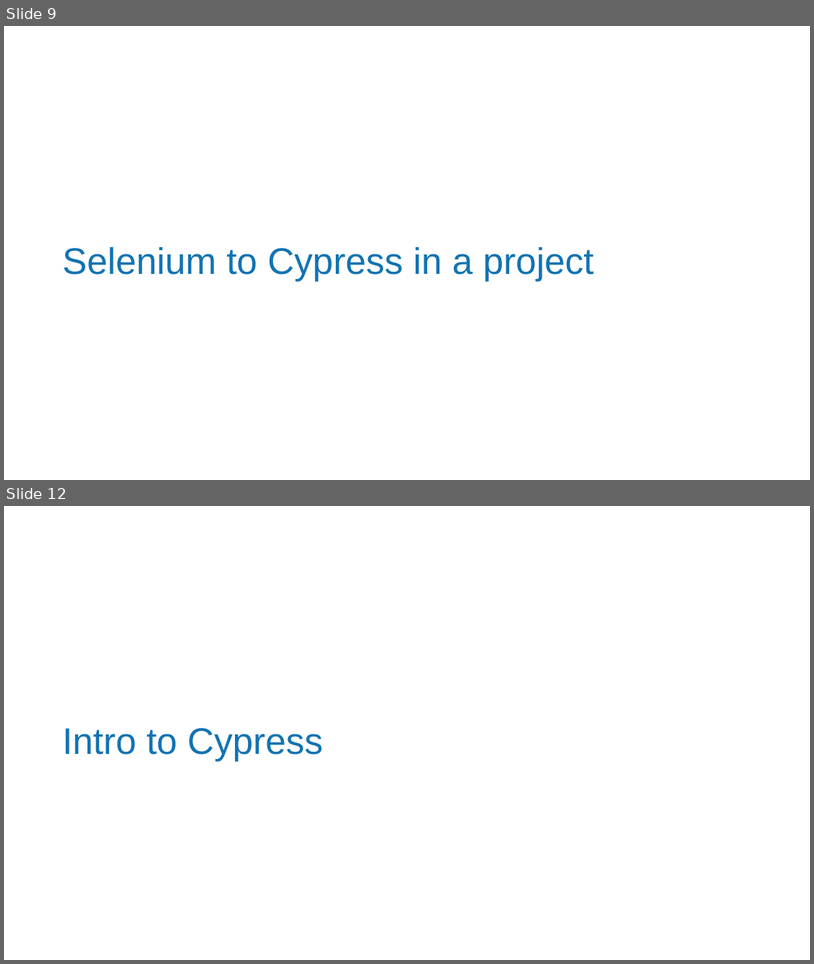
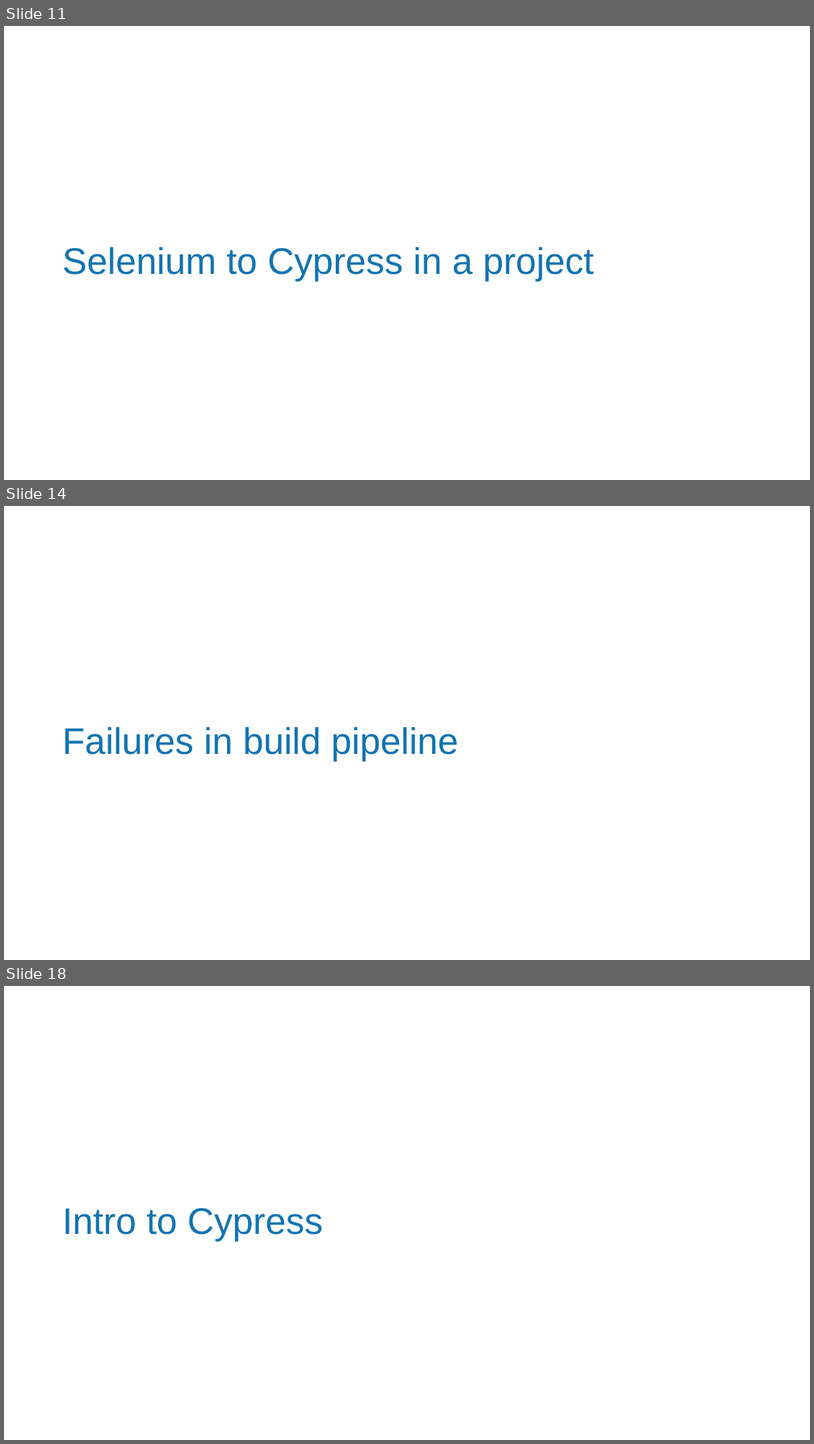
Before and after one commit to MatthewYKnowles/atlanta-code-camp-2019, a slide deck: And Now Seleniums Watch is Ended.pptx. Shown one above the other, each under a label of ours: slides 9 and 12 before the commit, slides 11, 14 and 18 after it; the slides between them are not shown. The pictures are 814x964 and 814x1444 pixels, drawn with LibreOffice and Linux fonts; fonts in the diff are those of the drawing; background and template pictures are left out. Boxes give left, top, right and bottom in pixels: in the first picture for what was removed or moved away, otherwise in the second. Text is boxed around its words. In the diff, an @@ line names an element or a change of style, - is before the commit and + after.

```diff
--- a/And Now Seleniums Watch is Ended.pptx
+++ b/And Now Seleniums Watch is Ended.pptx
@@ slide 14 added at [4,506,810,960], background picture (left out) @@
@@ title added at [62,726,459,762], 44 pt, text #1173B2 @@
+Failures in build pipeline
@@ what was slide 9 is now slide 11 @@
@@ what was slide 12 is now slide 18 @@
```
Also in this commit, not shown: 3 slides changed, 11 other slides added, 5 slides removed.
